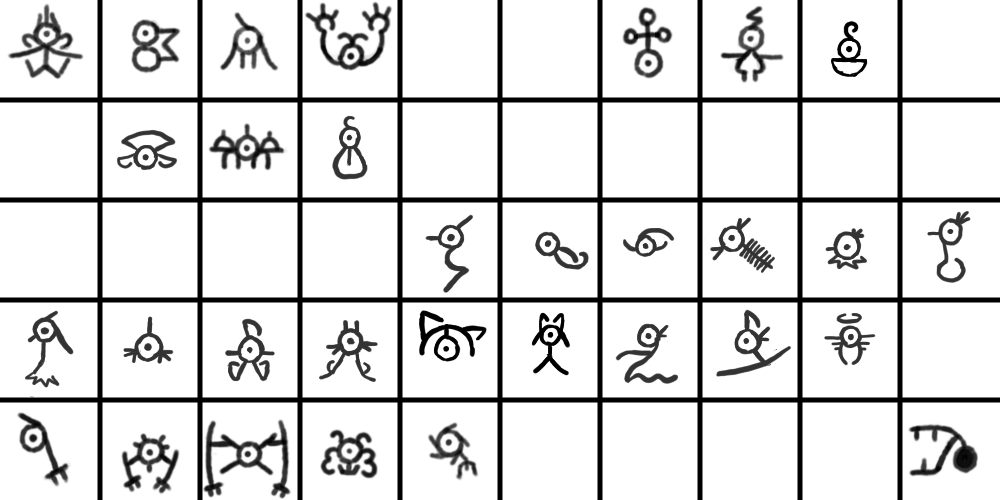
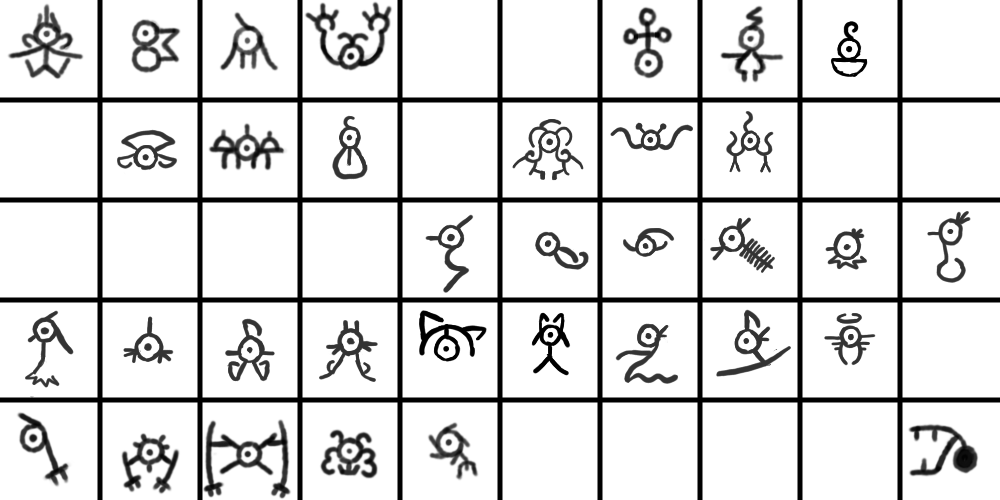
Layers edited between the first and the second 1000x500 image:
painted on "Paint Layer 1" over [512, 111, 774, 181]
